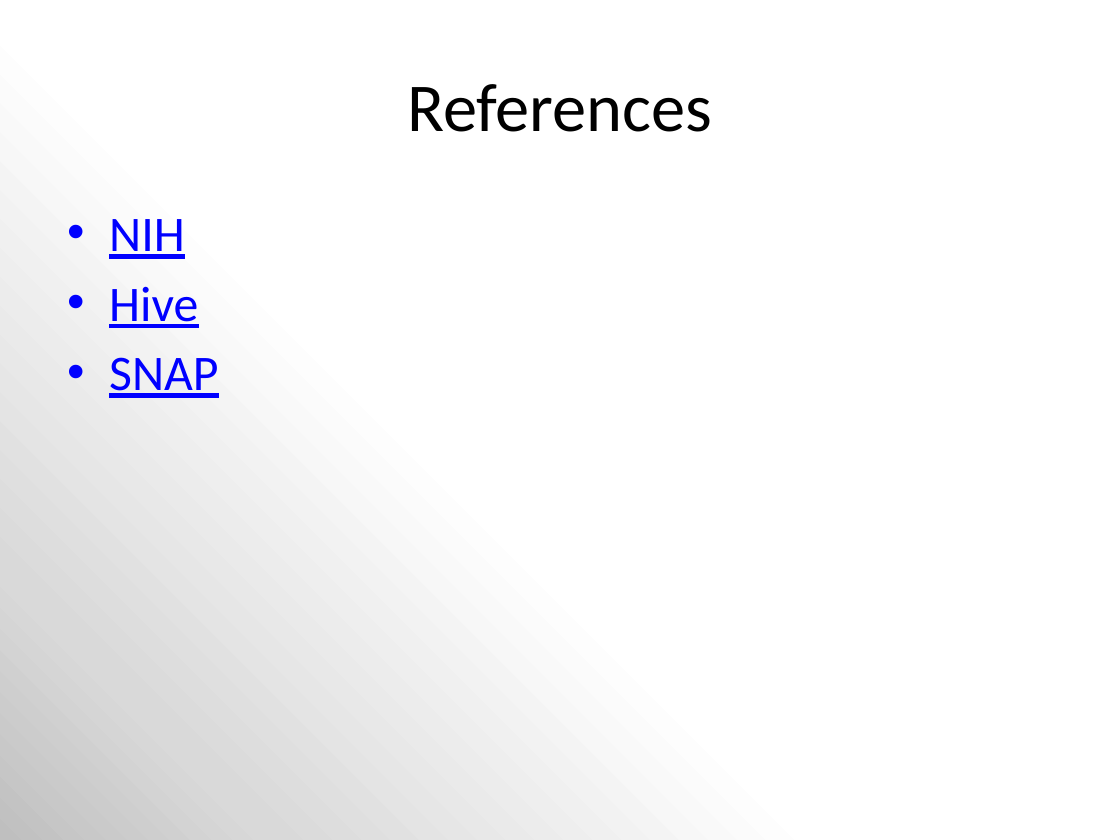
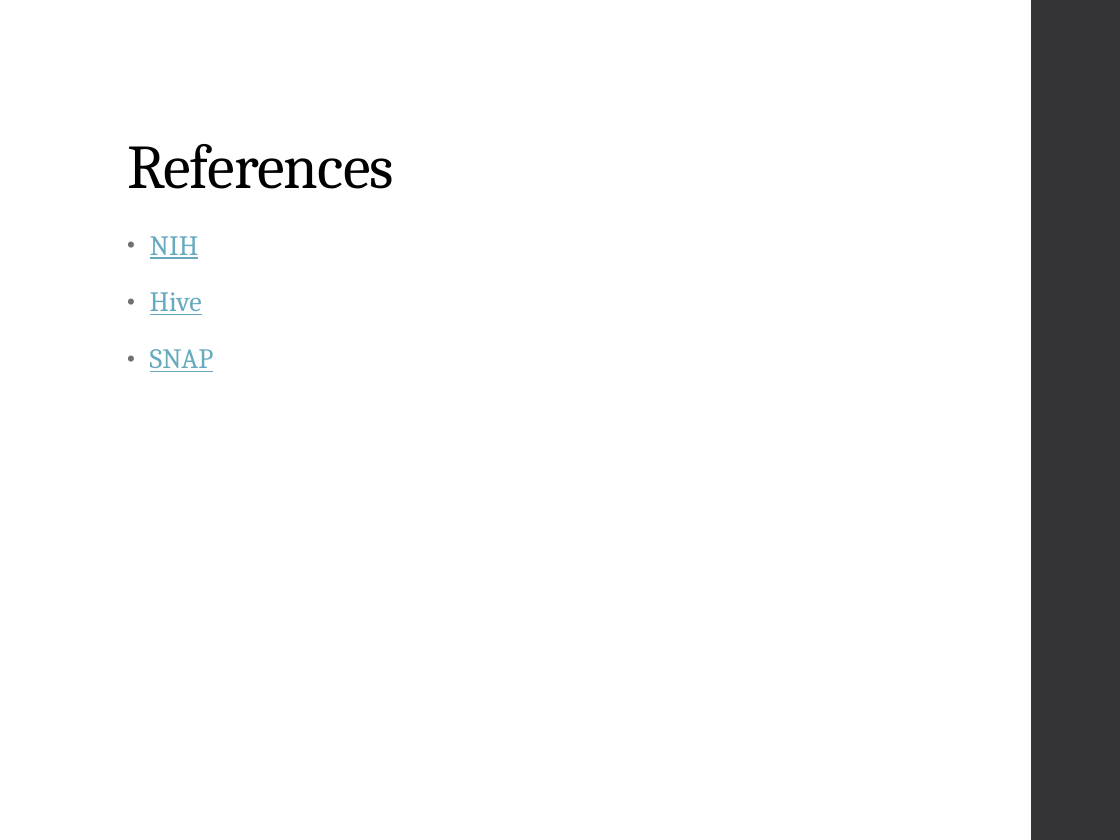
Before and after one commit to MizzouDataMiningCourse-Vaccines/VaccineEffectiveness, a slide deck: slide 15 of docs/Mining NIH Grant Data.pptx (slide 14 before the commit). Drawn at 1120x840 pixels with LibreOffice and Linux fonts; fonts in the diff are those of the drawing. Boxes give left, top, right and bottom in pixels: in the first picture for what was removed or moved away, otherwise in the second. Text is boxed around its words. In the diff, an @@ line names an element or a change of style, - is before the commit and + after.

```diff
--- a/docs/Mining NIH Grant Data.pptx
+++ b/docs/Mining NIH Grant Data.pptx
@@ background gradient #BFBFBF to #D9D9D9 to #FFFFFF to #FFFFFF @@
@@ rectangle added at (x1=1032, y1=0, x2=1120, y2=840), fill #353537 @@
@@ title "References" moved from (x1=407, y1=84, x2=712, y2=132) to (x1=127, y1=144, x2=394, y2=189) @@
@@ title "References" at (x1=127, y1=144, x2=394, y2=189): size 44 to 40 pt, font Calibri to Cambria, letter spacing 0 to -0.5 pt; alignment centre to left; line spacing 1 to 0.9; vertical alignment middle to bottom @@
@@ text "NIH" moved from (x1=109, y1=219, x2=218, y2=398) to (x1=150, y1=236, x2=214, y2=372) @@
@@ text "NIH" at (x1=150, y1=236, x2=214, y2=372): size 32 to 18 pt, font Calibri to Cambria, text colour #0000FF to #67AABF, letter spacing 0 to 0.1 pt; indent changed; line spacing 1 to 0.95; more space between paragraphs @@
```
Also in this commit, not shown: 11 other slides changed, 3 slides added, 2 slides removed, 2 other files.
